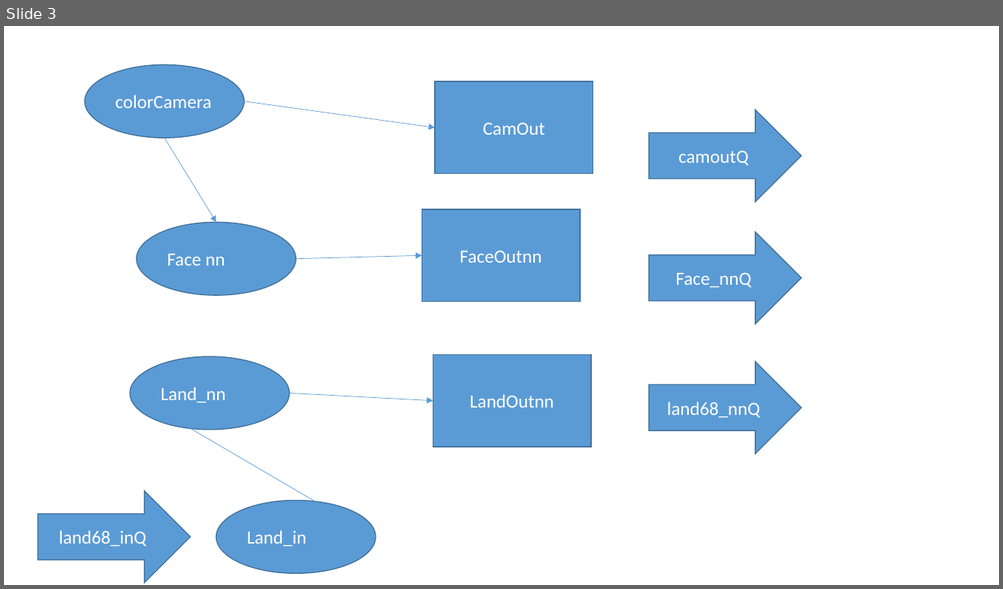
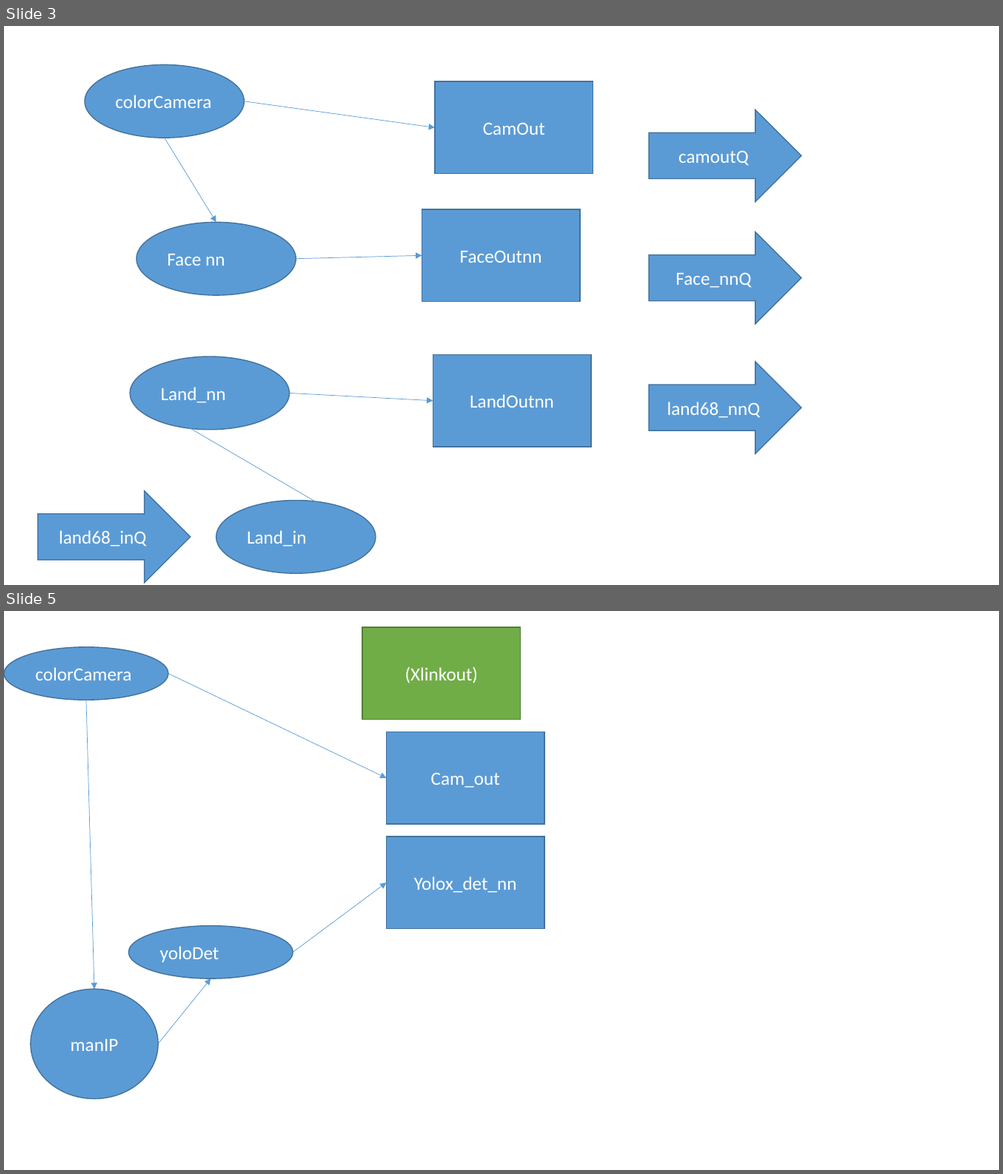
Before and after one commit to Marco-ardu/DetectScraw, a slide deck: doc/manip.pptx. Shown one above the other, each under a label of ours: slide 3 before the commit, slides 3 and 5 after it; the slides between them are not shown. The pictures are 1003x589 and 1003x1174 pixels, drawn with LibreOffice and Linux fonts; fonts in the diff are those of the drawing. Boxes give left, top, right and bottom in pixels: in the first picture for what was removed or moved away, otherwise in the second. Text is boxed around its words. In the diff, an @@ line names an element or a change of style, - is before the commit and + after.

Commit message:
draft of new ui and combined camera

```diff
--- a/doc/manip.pptx
+++ b/doc/manip.pptx
@@ slide 5 added at <box>4,611,999,1170</box>, background #FFFFFF @@
@@ rectangle added at <box>362,627,521,720</box>, fill #70AD47, outline #538035 1 pt, 18 pt, text #FFFFFF @@
+(Xlinkout)
@@ ellipse added at <box>4,647,168,700</box>, fill #5B9BD5, outline #43739E 1 pt, 18 pt, text #FFFFFF @@
+colorCamera
@@ arrow added from (168, 674) to (386, 778), #5B9BD5 0.5 pt @@
@@ arrow added from (86, 700) to (94, 989), #5B9BD5 0.5 pt @@
@@ rectangle added at <box>386,732,544,824</box>, fill #5B9BD5, outline #43739E 1 pt, 18 pt, text #FFFFFF @@
+Cam_out
@@ rectangle added at <box>386,837,544,930</box>, fill #5B9BD5, outline #43739E 1 pt, 18 pt, text #FFFFFF @@
+Yolox_det_nn
@@ arrow added from (293, 953) to (386, 883), #5B9BD5 0.5 pt @@
@@ ellipse added at <box>128,925,293,979</box>, fill #5B9BD5, outline #43739E 1 pt, 18 pt, text #FFFFFF @@
+yoloDet
@@ arrow added from (158, 1045) to (210, 979), #5B9BD5 0.5 pt @@
@@ ellipse added at <box>31,989,159,1099</box>, fill #5B9BD5, outline #43739E 1 pt, 18 pt, text #FFFFFF @@
+manIP
```
Also in this commit, not shown: 2 other slides added, 29 other files.
